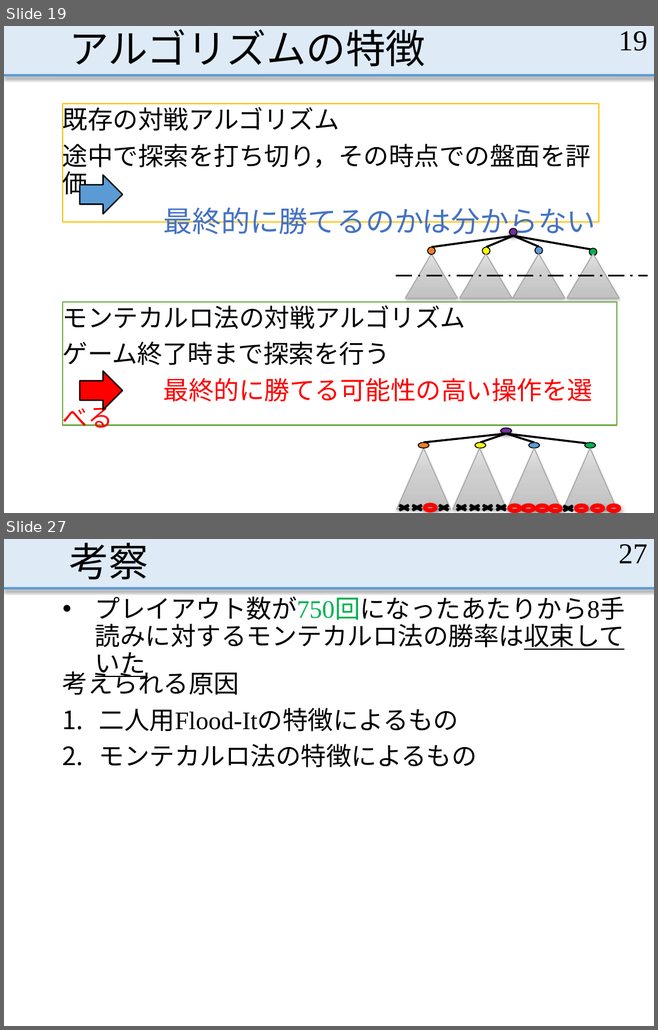
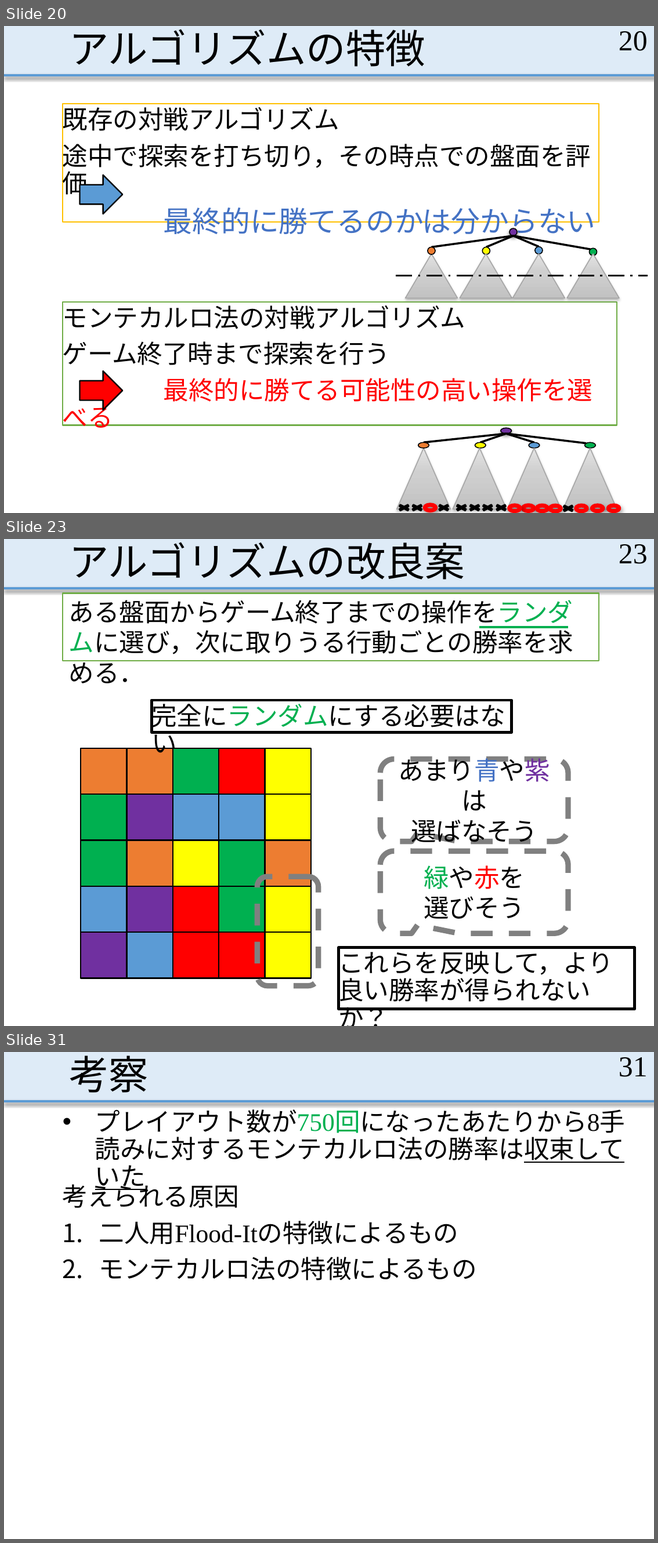
Before and after one commit to MasayaOda/SR, a slide deck: 190702oda.pptx. Shown one above the other, each under a label of ours: slides 19 and 27 before the commit, slides 20, 23 and 31 after it; the slides between them are not shown. The pictures are 658x1030 and 658x1543 pixels, drawn with LibreOffice and Linux fonts; fonts in the diff are those of the drawing. Boxes give left, top, right and bottom in pixels: in the first picture for what was removed or moved away, otherwise in the second. Text is boxed around its words. In the diff, an @@ line names an element or a change of style, - is before the commit and + after.

```diff
--- a/190702oda.pptx
+++ b/190702oda.pptx
@@ slide 23 added at (x1=4, y1=539, x2=654, y2=1026), background #FFFFFF; not listed: 2 template elements that a slide beside it also shows @@
@@ title added at (x1=69, y1=542, x2=465, y2=580), 44 pt, text #000000 @@
+アルゴリズムの改良案
@@ page number added at (x1=618, y1=544, x2=647, y2=564), 32 pt, text #000000 @@
+23
@@ rectangle added at (x1=63, y1=594, x2=598, y2=661), fill #FFFFFF, outline #70AD47 1.5 pt, 28 pt, text #000000 @@
+ある盤面からゲーム終了までの操作をランダムに選び，次に取りうる行動ごとの勝率を求める．
@@ line added from (479, 627) to (568, 627), #00B050 2.25 pt @@
@@ rectangle added at (x1=151, y1=700, x2=511, y2=733), outline #000000 3 pt, 28 pt, text #000000 @@
+完全にランダムにする必要はない
@@ rounded speech box added at (x1=380, y1=759, x2=568, y2=842), fill #FFFFFF, outline #808080 6 pt dashed, 28 pt, text #000000 @@
+あまり青や紫は
+選ばなそう
@@ rounded speech box added at (x1=380, y1=852, x2=568, y2=934), fill #FFFFFF, outline #808080 6 pt dashed, 28 pt, text #000000 @@
+緑や赤を
+選びそう
@@ rounded rectangle added at (x1=257, y1=877, x2=318, y2=986), outline #808080 6 pt dashed @@
@@ group added at (x1=81, y1=748, x2=311, y2=979): 25 rectangles @@
@@ rectangle added at (x1=339, y1=947, x2=635, y2=1009), outline #000000 3 pt, 28 pt, text #000000 @@
+これらを反映して，より良い勝率が得られないか？
@@ what was slide 19 is now slide 20 @@
@@ page number at (x1=618, y1=31, x2=647, y2=51): text changed @@
-19
+20
@@ what was slide 27 is now slide 31 @@
@@ page number at (x1=618, y1=1057, x2=647, y2=1077): text changed @@
-27
+31
```
Also in this commit, not shown: 7 slides changed, 5 other slides added, 2 slides removed.
